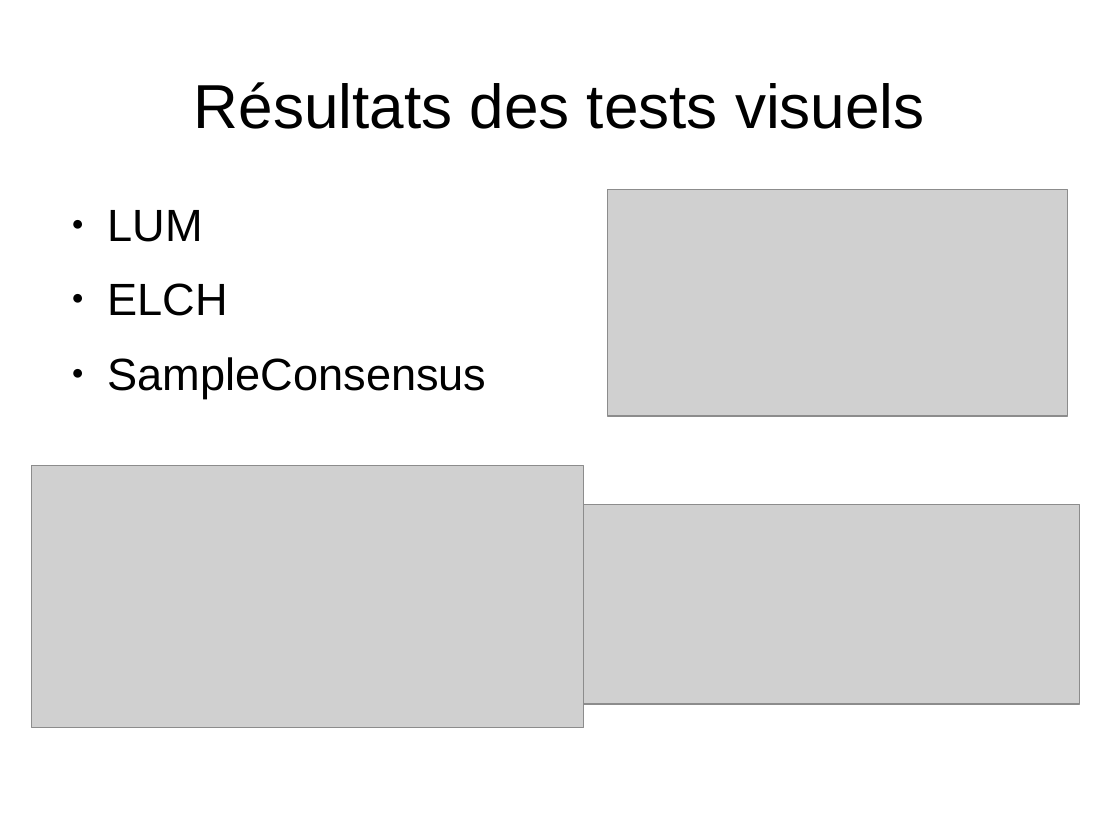
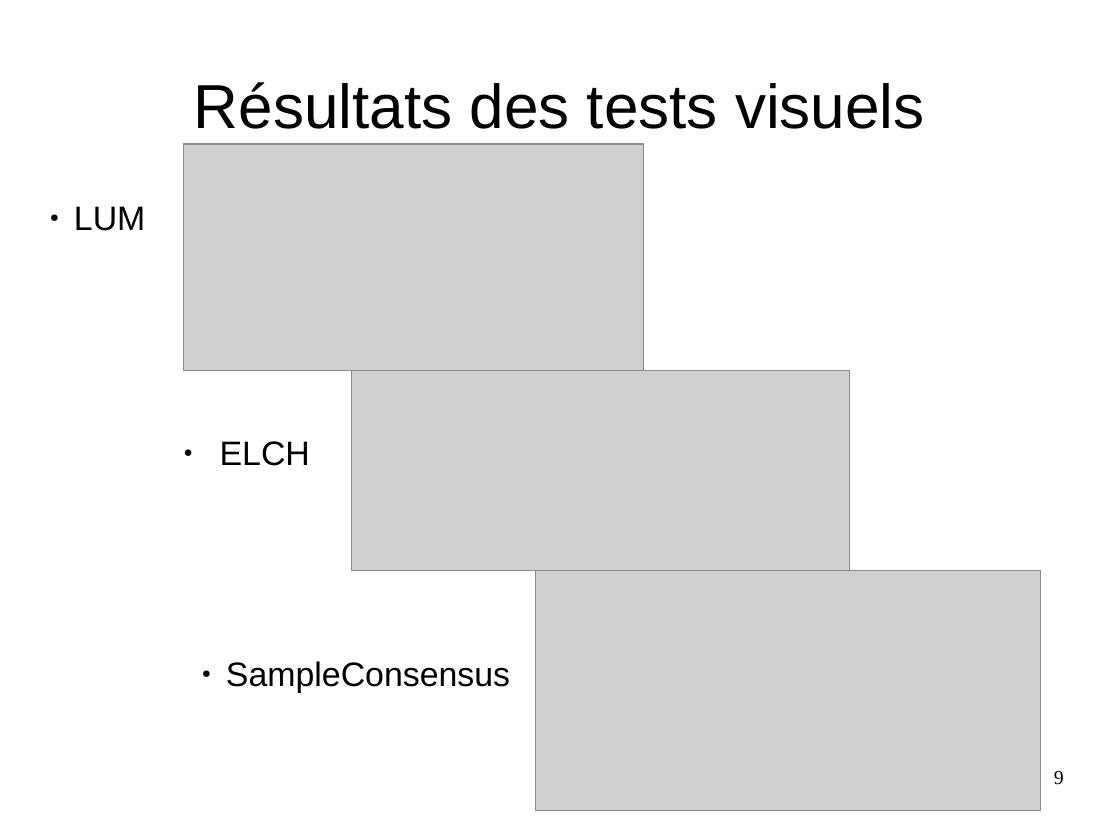
Before and after one commit to MABILYJohan/TER_Recalage_multi_points, a slide deck: slide 9 of Rapports et diapos/Diapositive_TER.odp. Drawn at 1120x840 pixels with LibreOffice and Linux fonts; fonts in the diff are those of the drawing; grey boxes stand for pictures; background and template pictures are left out. Boxes give left, top, right and bottom in pixels: in the first picture for what was removed or moved away, otherwise in the second. Text is boxed around its words. In the diff, an @@ line names an element or a change of style, - is before the commit and + after.

```diff
--- a/Rapports et diapos/Diapositive_TER.odp
+++ b/Rapports et diapos/Diapositive_TER.odp
@@ picture: place and size @@
-picture at [608,190,1067,417]
+picture at [184,144,643,371]
@@ text added at [74,206,145,231], 24 pt, text #000000 @@
+● LUM
@@ text at [108,210,203,242]: paragraph removed @@
-● LUM
@@ text at [108,357,487,398]: paragraph removed @@
-● SampleConsensus
@@ picture: place and size @@
-picture at [583,504,1080,704]
+picture at [352,371,849,571]
@@ text "ELCH": place and size @@
-text "ELCH" at [108,210,487,398]
+text "ELCH" at [220,441,310,466]
@@ text "ELCH" at [220,441,310,466]: size 32 to 24 pt @@
@@ picture: place and size @@
-picture at [32,465,583,728]
+picture at [537,570,1042,810]
@@ text added at [226,661,510,693], 24 pt, text #000000 @@
+● SampleConsensus
@@ page number added at [1054,771,1064,785], 14 pt, text #000000 @@
+9
```
Also in this commit, not shown: 12 other slides changed.
